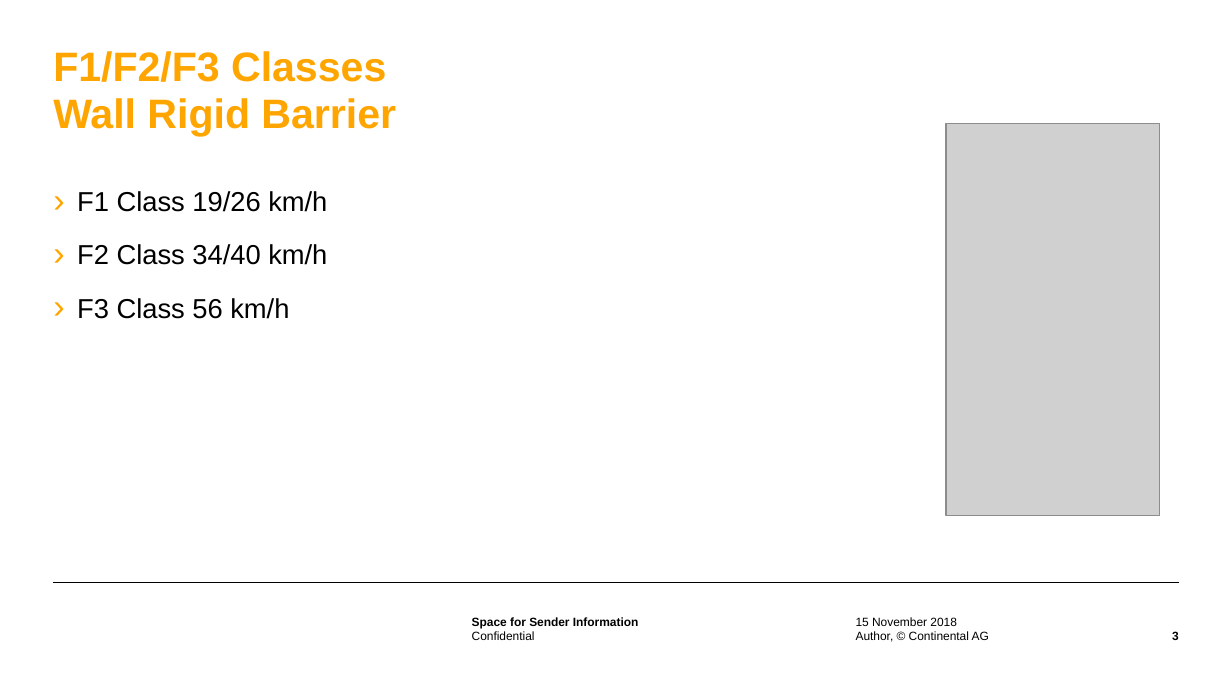
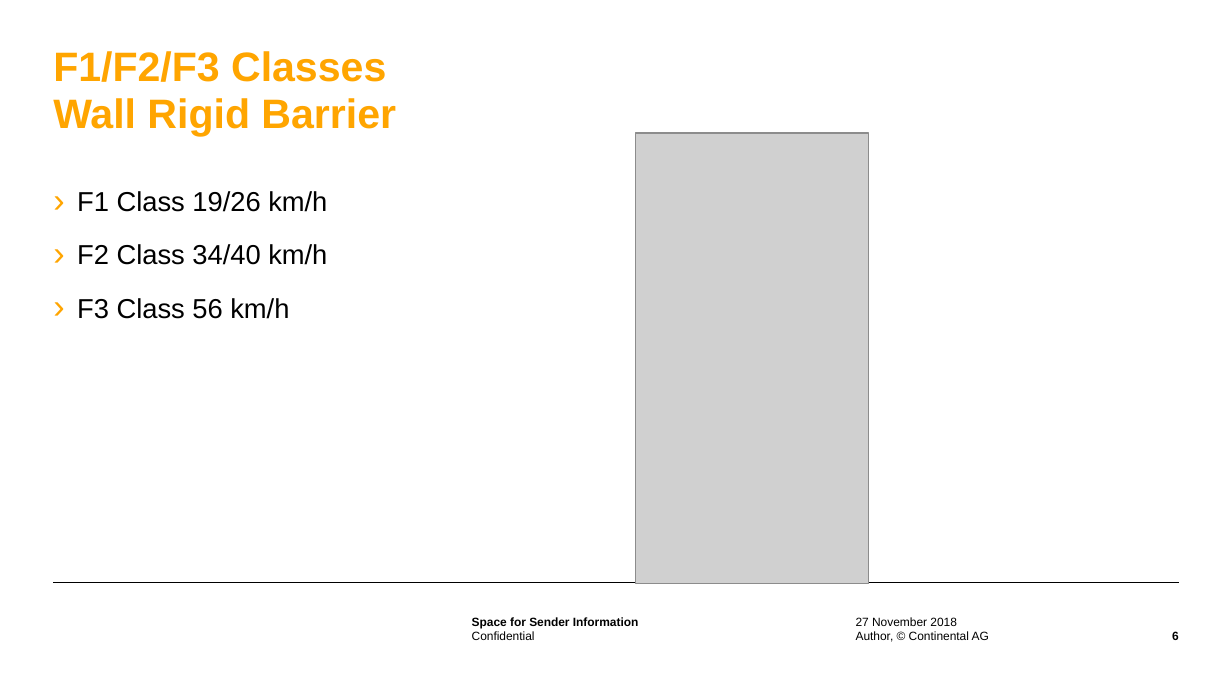
Before and after one commit to contitimisoara/continental-challenge, a slide deck: slide 6 of DataSetForClassificationChallenge.pptx (slide 3 before the commit). Drawn at 1232x693 pixels with LibreOffice and Linux fonts; fonts in the diff are those of the drawing; grey boxes stand for pictures; background and template pictures are left out. Boxes give left, top, right and bottom in pixels: in the first picture for what was removed or moved away, otherwise in the second. Text is boxed around its words. In the diff, an @@ line names an element or a change of style, - is before the commit and + after.

```diff
--- a/DataSetForClassificationChallenge.pptx
+++ b/DataSetForClassificationChallenge.pptx
@@ picture: place and size @@
-picture at [946,123,1159,516]
+picture at [636,133,869,584]
@@ text at [856,617,957,626]: text changed @@
-15 November 2018
+27 November 2018
@@ page number at [1172,631,1179,643]: text changed @@
-3
+6
```
Also in this commit, not shown: 9 other slides changed, 5 slides added, 3 other files.
